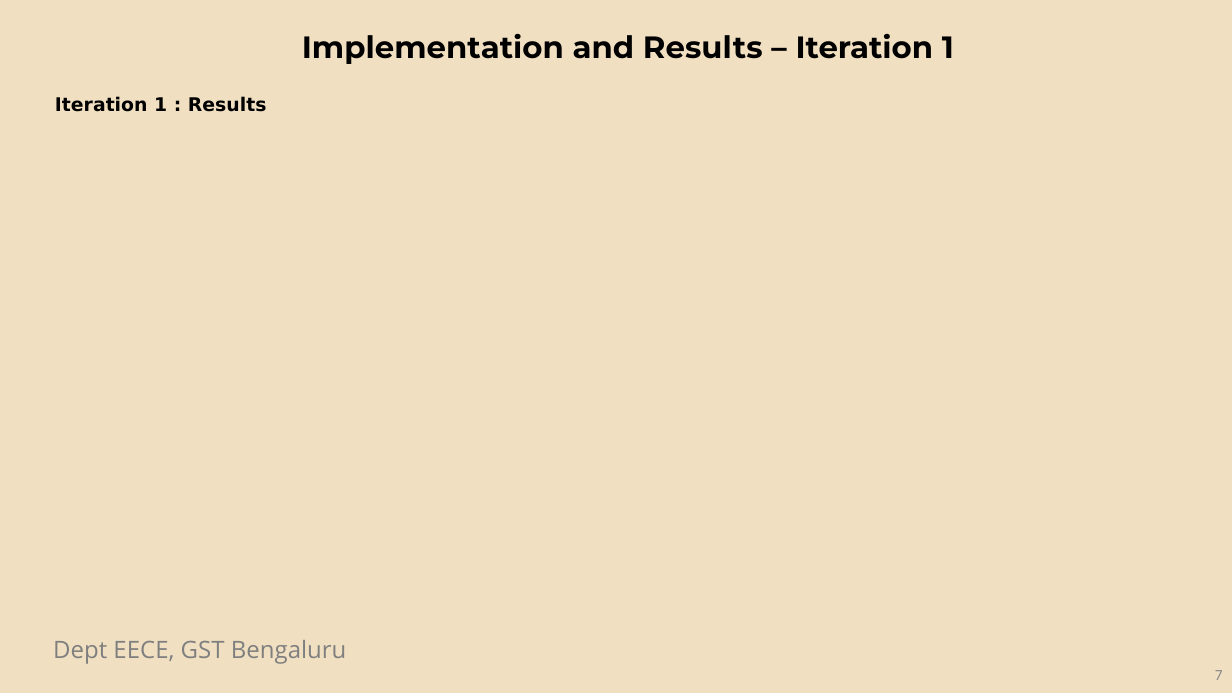
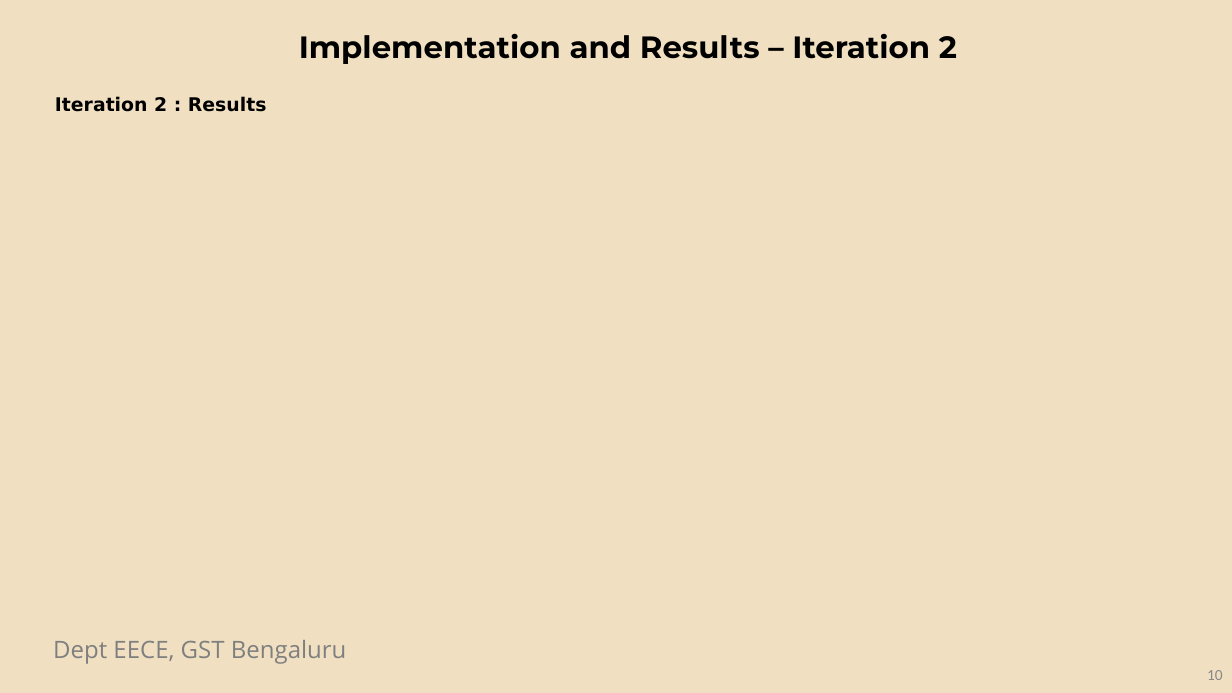
Before and after one commit to Opera5/Capstone, a slide deck: slide 10 of Preview_1.pptx (slide 7 before the commit). Drawn at 1232x693 pixels with LibreOffice and Linux fonts; fonts in the diff are those of the drawing; background and template pictures are left out. Boxes give left, top, right and bottom in pixels: in the first picture for what was removed or moved away, otherwise in the second. Text is boxed around its words. In the diff, an @@ line names an element or a change of style, - is before the commit and + after.

```diff
--- a/Preview_1.pptx
+++ b/Preview_1.pptx
@@ text at [299,33,957,64]: text changed @@
-Implementation and Results – Iteration 1
+Implementation and Results – Iteration 2
@@ text at [55,96,267,112]: text changed @@
-Iteration 1 : Results
+Iteration 2 : Results
@@ page number at [1207,670,1223,680]: text changed @@
-7
+10
```
Also in this commit, not shown: 5 other slides changed, 4 slides added, 2 slides removed, 2 other files.
